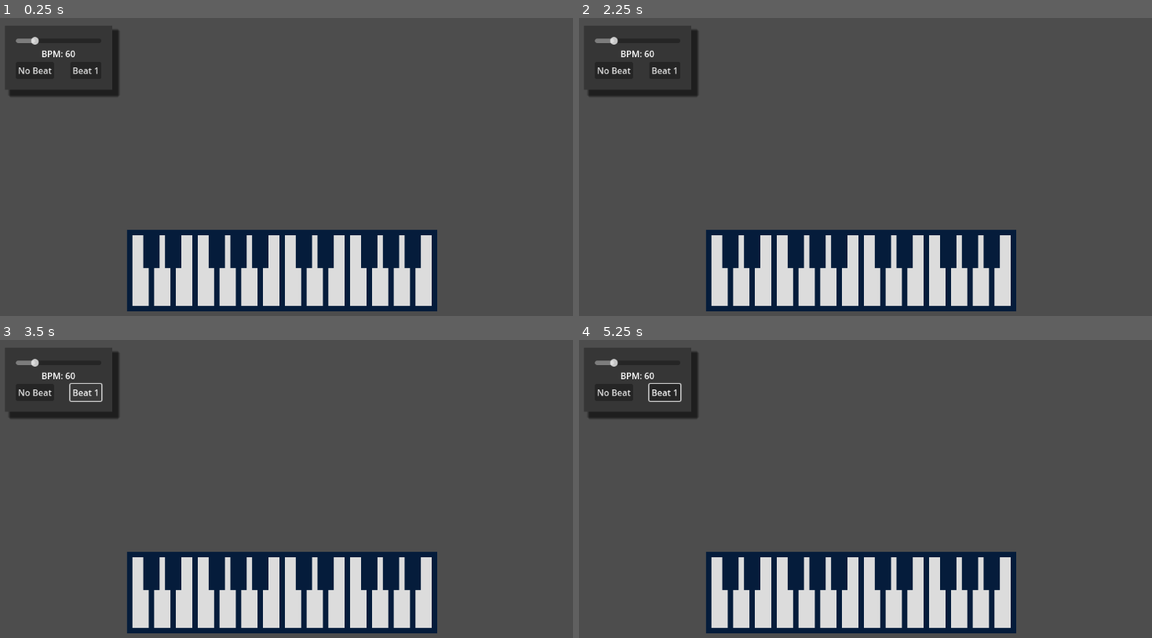
Above: before the commit, frames 1-4 (two rows, left to right).
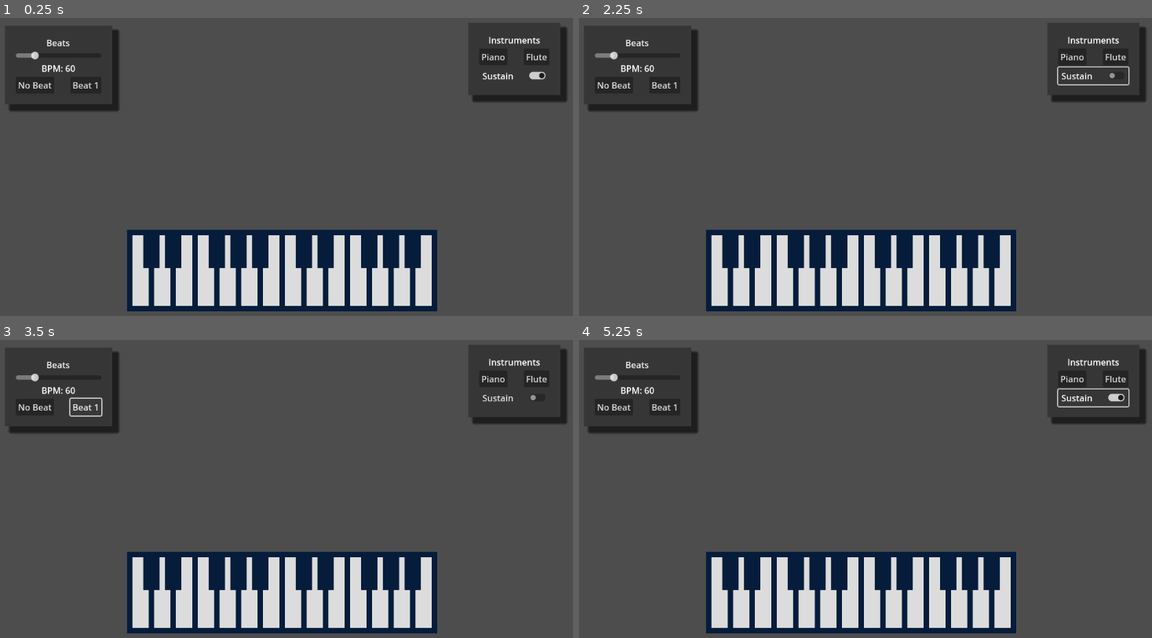
Above: after the commit, the same moments.

Repository: luciusvinicius/music-game-prototype
Game: Godot game, scene res://src/main.tscn
Two runs of this game, one before a commit and one after it. Both use one fixed random seed, a clock stepped at 60 frames per second and the inputs below.
Inputs (mouse positions are in pixels of both pictures, inside the frame that each line leads up to):
- Up to frame 1 (0.25 s): no input
- Up to frame 2 (2.25 s): click (1071, 56) at 0.5 s, where only the run after the commit has a clickable "Piano"; click (1117, 56) at 1.25 s, where only the run after the commit has a clickable "Flute"; click (1094, 74) at 2 s, where only the run after the commit has a clickable "Sustain"
- Up to frame 3 (3.5 s): click "Beat 1" at 2.75 s
- Up to frame 4 (5.25 s): click "Beat 1" at 3.5 s; click (1117, 378) at 4.25 s, where only the run after the commit has a clickable "Flute"; click (1094, 396) at 5 s, where only the run after the commit has a clickable "Sustain"

The runs differ from the first frame. In frame 1, 2.5% of the frame differs, in the area x 1-99%, y 3-32%; in frame 2, 2.6%; in frame 3, 2.7%; in frame 4, 2.7%.

Commit message:
Change instrument + sustain

Diff:
--- a/project.godot
+++ b/project.godot
@@ -19,6 +19,8 @@
 
 Consts="*res://src/autoloads/consts.gd"
 Beats="*res://src/autoloads/beats.gd"
+Instruments="*res://src/autoloads/instruments.gd"
+SignalManager="*res://src/autoloads/signal_manager.gd"
 
 [rendering]
 
--- /dev/null
+++ b/src/autoloads/instruments.gd
@@ -0,0 +1,23 @@
+extends Node
+
+const FLUTE = preload("res://assets/c_flute.mp3")
+const PIANO = preload("res://assets/c_piano.mp3")
+
+const INSTRUMENTS = [
+	{
+		"name": "Piano",
+		"stream": PIANO
+	},
+	{
+		"name": "Flute",
+		"stream": FLUTE
+	}
+]
+
+func get_instrument(instrument_name: String):
+	var possible_instruments := INSTRUMENTS.filter(func(i): return i.name == instrument_name)
+	if possible_instruments.size() == 0:
+		push_error("Instrument of name %s not found!" % instrument_name)
+		return null
+	var instrument = possible_instruments[0]
+	return instrument
--- /dev/null
+++ b/src/autoloads/signal_manager.gd
@@ -0,0 +1,4 @@
+extends Node
+
+signal selected_instrument(instrument)
+signal changed_sustain(value)
--- a/src/hud/beat_selection.gd
+++ b/src/hud/beat_selection.gd
@@ -6,7 +6,7 @@
 
 # Called when the node enters the scene tree for the first time.
 func _ready():
-	# Create Beats button
+	# Create Beats buttons
 	for beat in Beats.BEATS:
 		var beat_button = Button.new()
 		beat_button.text = beat.name
@@ -19,11 +19,9 @@
 func _on_beat_1_pressed():
 	beat_manager.play("")
 
-
 func _on_bpm_slider_value_changed(value):
 	beat_manager.bpm = value
 	bpm.text = "BPM: %d" % value
 
-
 func _on_no_beat_pressed():
 	beat_manager.stop()
--- a/src/hud/beat_selection.tscn
+++ b/src/hud/beat_selection.tscn
@@ -28,6 +28,11 @@
 [node name="VBoxContainer" type="VBoxContainer" parent="PanelContainer"]
 layout_mode = 2
 
+[node name="Title" type="Label" parent="PanelContainer/VBoxContainer"]
+layout_mode = 2
+text = "Beats"
+horizontal_alignment = 1
+
 [node name="BPMSlider" type="HSlider" parent="PanelContainer/VBoxContainer"]
 layout_mode = 2
 min_value = 1.0
--- /dev/null
+++ b/src/hud/instrument_selection.gd
@@ -0,0 +1,21 @@
+extends Control
+
+@onready var instruments = $PanelContainer/VBoxContainer/Instruments
+
+# Called when the node enters the scene tree for the first time.
+func _ready():
+	# Create Instruments buttons
+	for instrument in Instruments.INSTRUMENTS:
+		var instrument_button = Button.new()
+		instrument_button.text = instrument.name
+		instrument_button.pressed.connect(_on_instrument_button_pressed.bind(instrument.name)) # Add "beat.name" as an extra argument
+		instruments.add_child(instrument_button)
+
+
+func _on_instrument_button_pressed(instrument_name: String):
+	var instrument = Instruments.get_instrument(instrument_name)
+	SignalManager.selected_instrument.emit(instrument)
+
+
+func _on_sustain_toggle_toggled(toggled_on):
+	SignalManager.changed_sustain.emit(toggled_on)
--- /dev/null
+++ b/src/hud/instrument_selection.tscn
@@ -0,0 +1,46 @@
+[gd_scene load_steps=3 format=3 uid="uid://ckjbxfq57vg5f"]
+
+[ext_resource type="Script" path="res://src/hud/instrument_selection.gd" id="1_qbxci"]
+
+[sub_resource type="StyleBoxFlat" id="StyleBoxFlat_2ft4p"]
+content_margin_left = 20.0
+content_margin_top = 20.0
+content_margin_right = 20.0
+content_margin_bottom = 20.0
+bg_color = Color(0.211765, 0.211765, 0.211765, 1)
+shadow_size = 5
+shadow_offset = Vector2(10, 10)
+
+[node name="InstrumentSelection" type="Control"]
+layout_mode = 3
+anchors_preset = 15
+anchor_right = 1.0
+anchor_bottom = 1.0
+grow_horizontal = 2
+grow_vertical = 2
+script = ExtResource("1_qbxci")
+
+[node name="PanelContainer" type="PanelContainer" parent="."]
+offset_right = 135.0
+offset_bottom = 98.0
+theme_override_styles/panel = SubResource("StyleBoxFlat_2ft4p")
+
+[node name="VBoxContainer" type="VBoxContainer" parent="PanelContainer"]
+layout_mode = 2
+
+[node name="Title" type="Label" parent="PanelContainer/VBoxContainer"]
+layout_mode = 2
+text = "Instruments"
+horizontal_alignment = 1
+
+[node name="Instruments" type="GridContainer" parent="PanelContainer/VBoxContainer"]
+layout_mode = 2
+theme_override_constants/h_separation = 30
+columns = 2
+
+[node name="SustainToggle" type="CheckButton" parent="PanelContainer/VBoxContainer"]
+layout_mode = 2
+button_pressed = true
+text = "Sustain"
+
+[connection signal="toggled" from="PanelContainer/VBoxContainer/SustainToggle" to="." method="_on_sustain_toggle_toggled"]
--- a/src/key.gd
+++ b/src/key.gd
@@ -24,6 +24,10 @@
 # Called when the node enters the scene tree for the first time.
 func _ready():
 	sprite.texture = sprite_texture
+
+	# Connect to change instrument signal
+	SignalManager.selected_instrument.connect(_update_instrument)
+	SignalManager.changed_sustain.connect(_update_sustain)
 
 	# Update collision size
 	var is_sharp = name.contains("#")
@@ -57,3 +61,9 @@
 				press_key()
 			else:
 				release_key()
+
+func _update_instrument(instrument):
+	key_sound.stream = instrument.stream
+
+func _update_sustain(value):
+	sustain = value
--- a/src/main.tscn
+++ b/src/main.tscn
@@ -1,7 +1,8 @@
-[gd_scene load_steps=3 format=3 uid="uid://ckvp03vl0wafd"]
+[gd_scene load_steps=4 format=3 uid="uid://ckvp03vl0wafd"]
 
 [ext_resource type="PackedScene" uid="uid://046pnbte375i" path="res://src/keyboard.tscn" id="1_yi20y"]
 [ext_resource type="PackedScene" uid="uid://c4yieqqp8wl6r" path="res://src/hud/beat_selection.tscn" id="2_hr8k1"]
+[ext_resource type="PackedScene" uid="uid://ckjbxfq57vg5f" path="res://src/hud/instrument_selection.tscn" id="3_j4p1w"]
 
 [node name="Main" type="Node"]
 
@@ -15,3 +16,9 @@
 offset_top = 40.0
 offset_right = 51.0
 offset_bottom = 40.0
+
+[node name="InstrumentSelection" parent="." instance=ExtResource("3_j4p1w")]
+offset_left = 902.0
+offset_top = 35.0
+offset_right = -34.0
+offset_bottom = -448.0
Not shown, added: assets/c_flute.mp3.import
Not shown, removed: assets/c_note.mp3.import
Not shown, added: assets/c_piano.mp3.import
Not shown, added: assets/c_flute.mp3
Not shown, added: assets/c_piano.mp3
